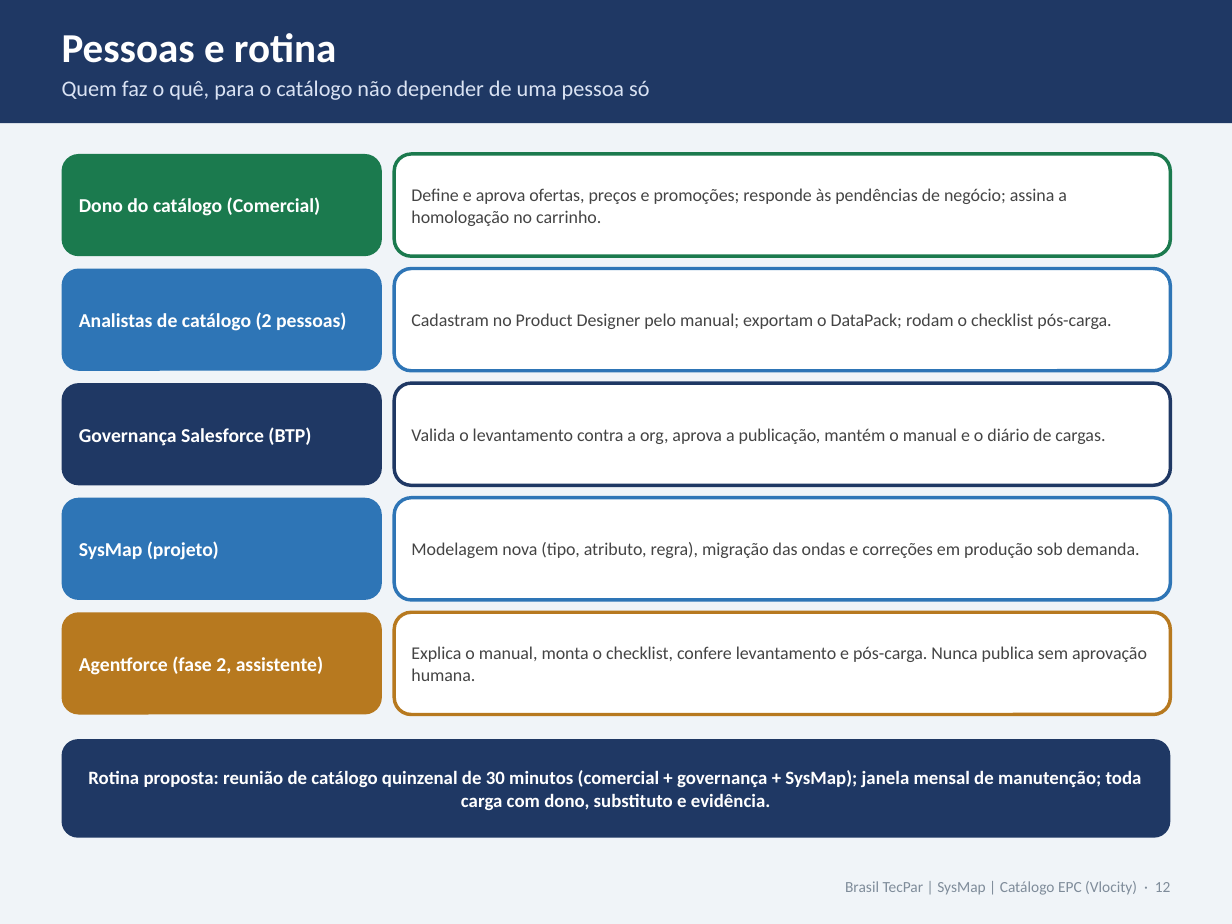
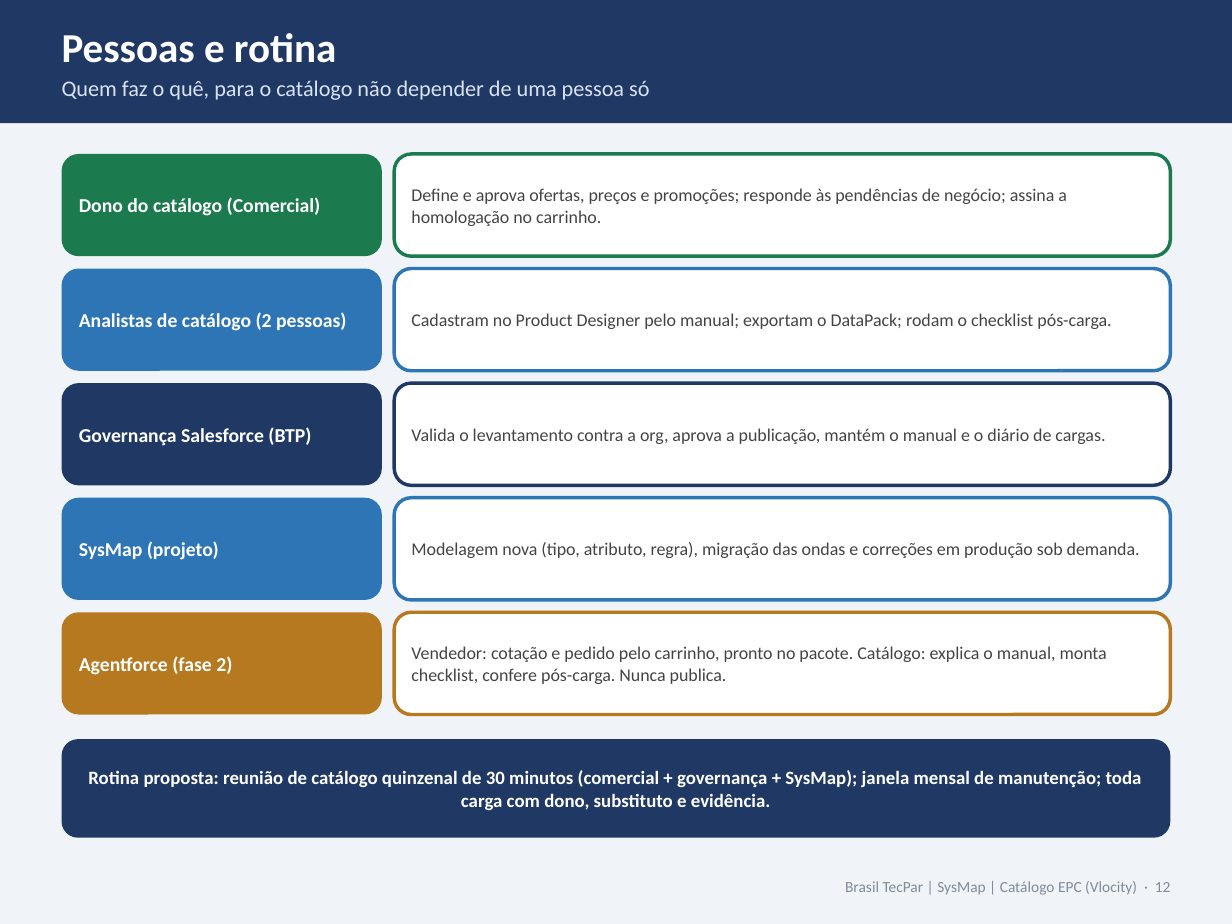
Before and after one commit to Dbelt337/diario-implantacao, a slide deck: slide 12 of docs/deck-catalogo/Catalogo_Carga_e_Manutencao_v2_Rota_Padrao.pptx. Drawn at 1232x924 pixels with LibreOffice and Linux fonts; fonts in the diff are those of the drawing. Boxes give left, top, right and bottom in pixels: in the first picture for what was removed or moved away, otherwise in the second. Text is boxed around its words. In the diff, an @@ line names an element or a change of style, - is before the commit and + after.

```diff
--- a/docs/deck-catalogo/Catalogo_Carga_e_Manutencao_v2_Rota_Padrao.pptx
+++ b/docs/deck-catalogo/Catalogo_Carga_e_Manutencao_v2_Rota_Padrao.pptx
@@ text in rounded rectangle at (79, 656, 232, 675): text changed @@
-Agentforce (fase 2, assistente)
+Agentforce (fase 2)
@@ text in rounded rectangle at (411, 646, 1107, 684): text changed @@
-Explica o manual, monta o checklist, confere levantamento e pós-carga. Nunca publica sem aprovação humana.
+Vendedor: cotação e pedido pelo carrinho, pronto no pacote. Catálogo: explica o manual, monta checklist, confere pós-carga. Nunca publica.
```
Also in this commit, not shown: 5 other slides changed, 2 other files.
